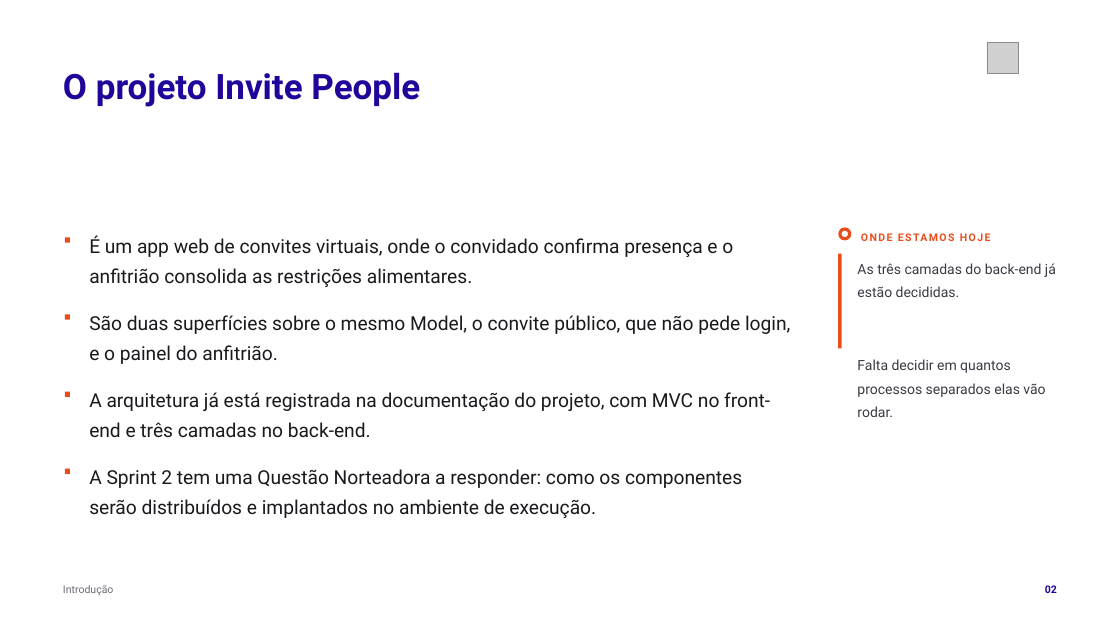
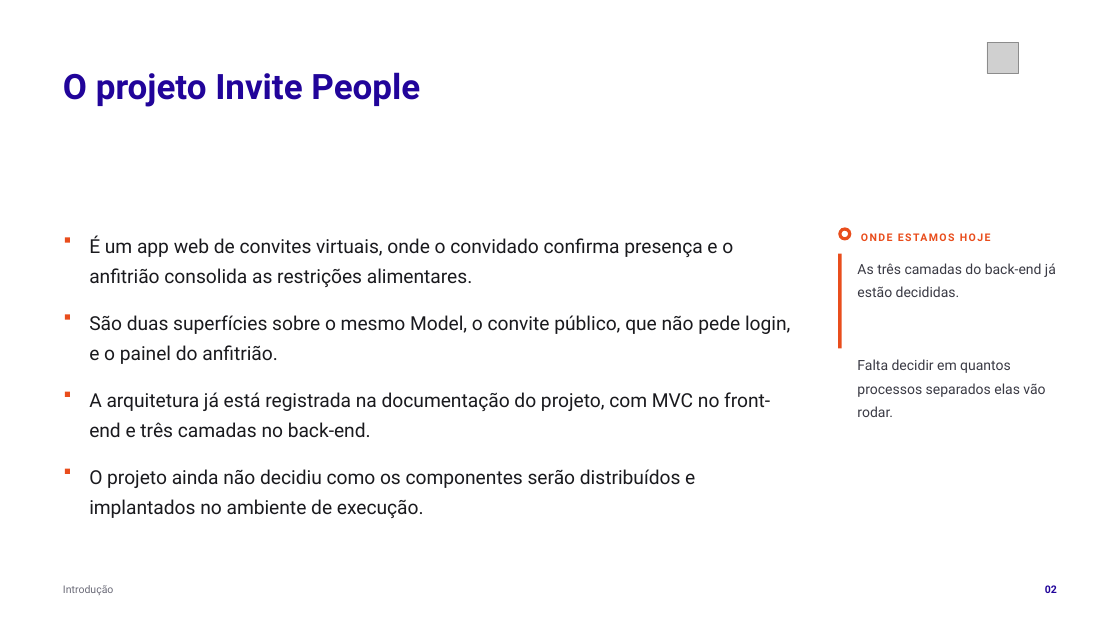
Before and after one commit to tcpassos/invite-app, a slide deck: slide 2 of trabalhos/T1-Docker-Invite-People.pptx. Drawn at 1120x630 pixels with LibreOffice and Linux fonts; fonts in the diff are those of the drawing; grey boxes stand for pictures. Boxes give left, top, right and bottom in pixels: in the first picture for what was removed or moved away, otherwise in the second. Text is boxed around its words. In the diff, an @@ line names an element or a change of style, - is before the commit and + after.

Commit message:
docs: aplica a regra de identificador tambem a sprint, questao norteadora e ADR

```diff
--- a/trabalhos/T1-Docker-Invite-People.pptx
+++ b/trabalhos/T1-Docker-Invite-People.pptx
@@ text at (x1=89, y1=469, x2=695, y2=518): text changed @@
-A Sprint 2 tem uma Questão Norteadora a responder: como os componentes serão distribuídos e implantados no ambiente de execução.
+O projeto ainda não decidiu como os componentes serão distribuídos e implantados no ambiente de execução.
```
Also in this commit, not shown: 6 other slides changed, 11 other files.
